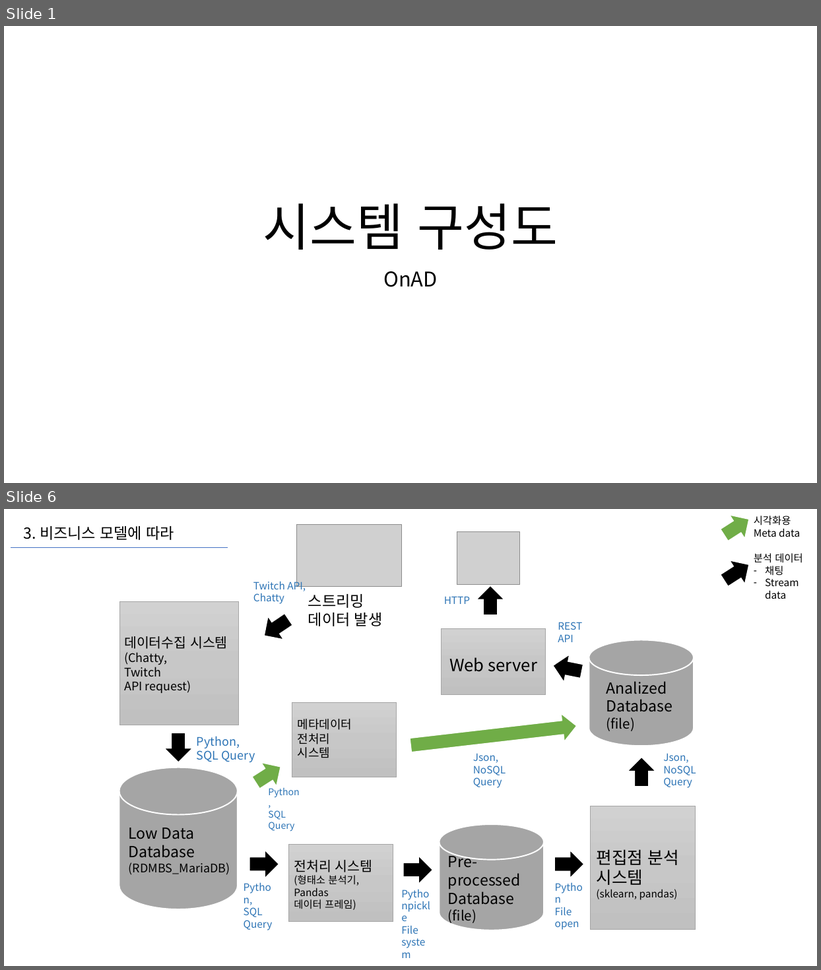
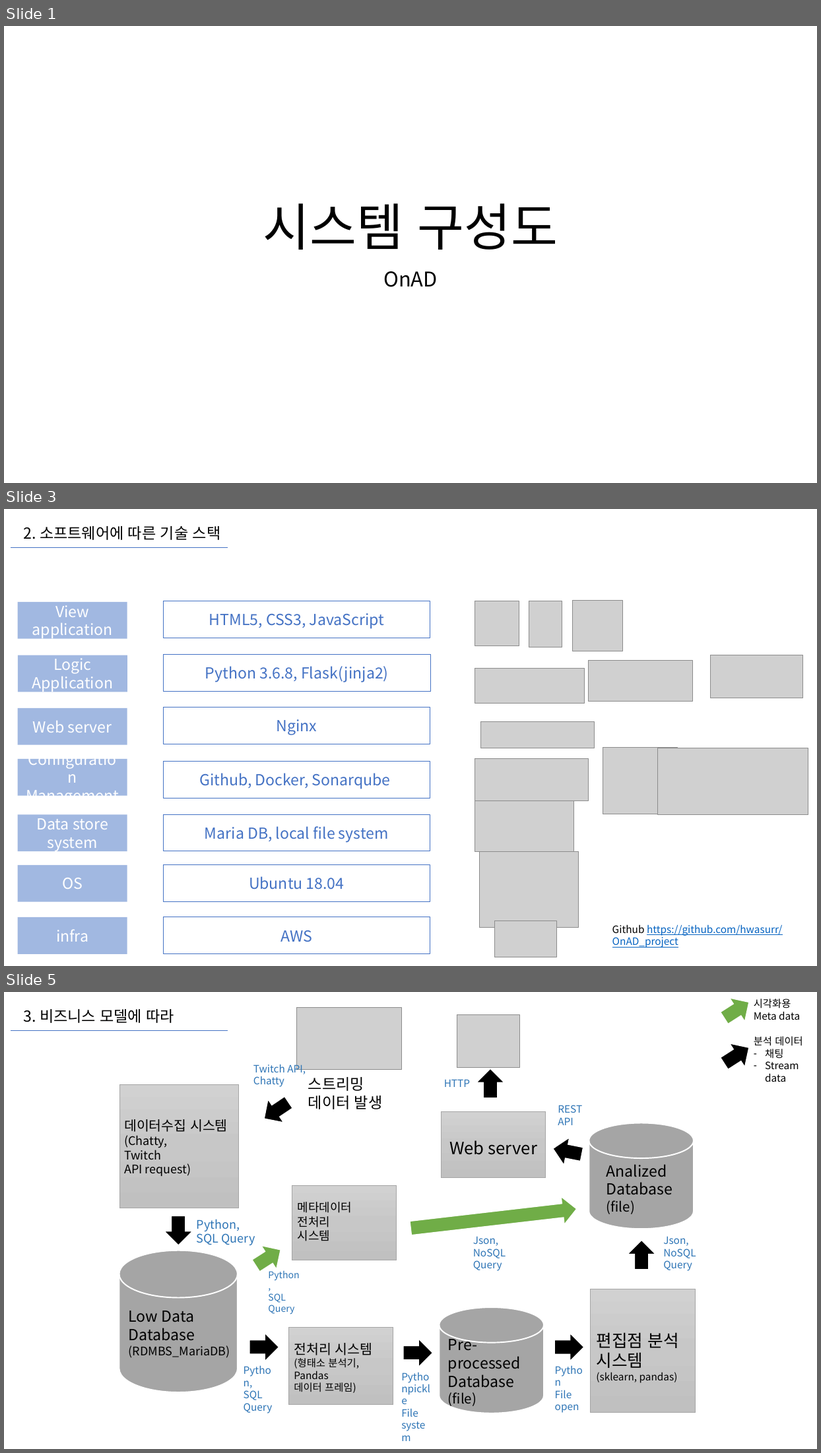
Before and after one commit to chanuuuuu/OnAD_project, a slide deck: docs/19_시스템구성도/시스템구성도.pptx. Shown one above the other, each under a label of ours: slides 1 and 6 before the commit, slides 1, 3 and 5 after it; the slides between them are not shown. The pictures are 821x970 and 821x1453 pixels, drawn with LibreOffice and Linux fonts; fonts in the diff are those of the drawing; grey boxes stand for pictures. Boxes give left, top, right and bottom in pixels: in the first picture for what was removed or moved away, otherwise in the second. Text is boxed around its words. In the diff, an @@ line names an element or a change of style, - is before the commit and + after.

Commit message:
소프트웨어기술스택업로드_190119_강화수

```diff
--- a/docs/19_시스템구성도/시스템구성도.pptx
+++ b/docs/19_시스템구성도/시스템구성도.pptx
@@ slide 3 added at <box>4,509,817,966</box>, background #FFFFFF @@
@@ text added at <box>24,526,221,540</box>, 18 pt, text #000000 @@
+2. 소프트웨어에 따른 기술 스택
@@ line added from (11, 548) to (228, 548), #4472C4 0.5 pt @@
@@ rectangle added at <box>17,601,127,638</box>, fill #4472C4 at 50% opacity, 18 pt, text #FFFFFF @@
+View application
@@ rectangle added at <box>163,601,430,638</box>, outline #4472C4 0.75 pt, 18 pt, text #4472C4 @@
+HTML5, CSS3, JavaScript
@@ picture added at <box>475,601,519,646</box> @@
@@ picture added at <box>529,601,562,648</box> @@
@@ picture added at <box>572,601,623,651</box> @@
@@ rectangle added at <box>18,656,128,692</box>, fill #4472C4 at 50% opacity, 18 pt, text #FFFFFF @@
+Logic
+Application
@@ rectangle added at <box>164,655,431,691</box>, outline #4472C4 0.75 pt, 18 pt, text #4472C4 @@
+Python 3.6.8, Flask(jinja2)
@@ picture added at <box>588,660,692,701</box> @@
@@ picture added at <box>710,656,803,698</box> @@
@@ picture added at <box>475,668,585,703</box> @@
@@ rectangle added at <box>17,708,127,745</box>, fill #4472C4 at 50% opacity, 18 pt, text #FFFFFF @@
+Web server
@@ rectangle added at <box>163,707,430,744</box>, outline #4472C4 0.75 pt, 18 pt, text #4472C4 @@
+Nginx
@@ picture added at <box>481,722,595,748</box> @@
@@ rectangle added at <box>17,759,127,795</box>, fill #4472C4 at 50% opacity, 18 pt, text #FFFFFF @@
+Configuration Management
@@ rectangle added at <box>163,762,430,798</box>, outline #4472C4 0.75 pt, 18 pt, text #4472C4 @@
+Github, Docker, Sonarqube
@@ picture added at <box>475,759,588,801</box> @@
@@ picture added at <box>603,747,677,814</box> @@
@@ picture added at <box>658,749,808,815</box> @@
@@ picture added at <box>475,801,574,852</box> @@
@@ rectangle added at <box>17,815,127,851</box>, fill #4472C4 at 50% opacity, 18 pt, text #FFFFFF @@
+Data store system
@@ rectangle added at <box>163,815,430,851</box>, outline #4472C4 0.75 pt, 18 pt, text #4472C4 @@
+Maria DB, local file system
@@ picture added at <box>480,852,579,928</box> @@
@@ rectangle added at <box>17,865,127,902</box>, fill #4472C4 at 50% opacity, 18 pt, text #FFFFFF @@
+OS
@@ rectangle added at <box>163,865,430,902</box>, outline #4472C4 0.75 pt, 18 pt, text #4472C4 @@
+Ubuntu 18.04
@@ rectangle added at <box>17,918,127,955</box>, fill #4472C4 at 50% opacity, 18 pt, text #FFFFFF @@
+infra
@@ rectangle added at <box>163,918,430,955</box>, outline #4472C4 0.75 pt, 18 pt, text #4472C4 @@
+AWS
@@ picture added at <box>495,921,556,957</box> @@
@@ text added at <box>613,925,782,948</box>, 12 pt, text #0563C1, underline @@
+Github https://github.com/hwasurr/OnAD_project
@@ what was slide 6 is now slide 5 @@
```
Also in this commit, not shown: 1 slide changed, 1 other slide added, 3 slides removed.
